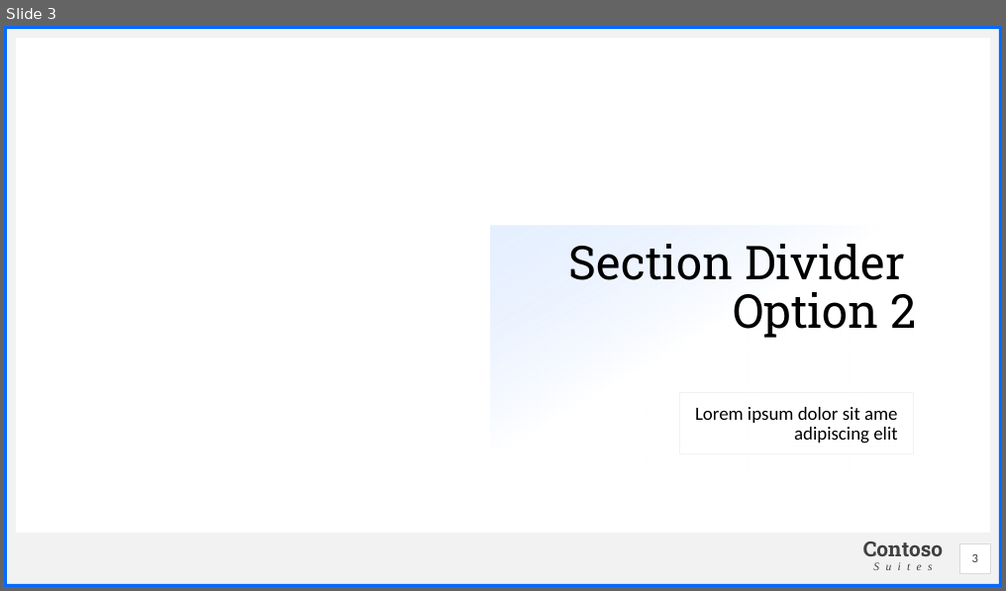
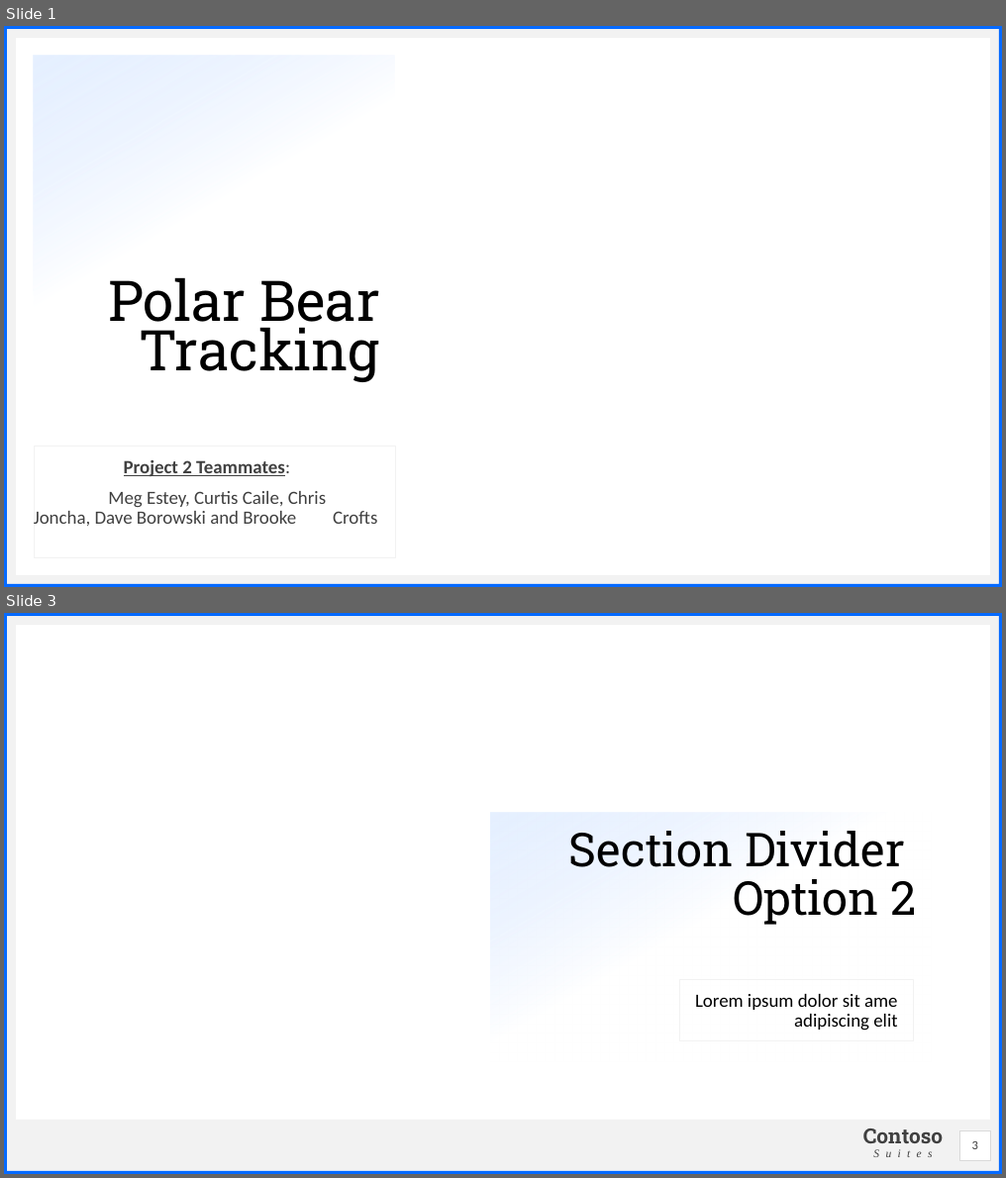
Before and after one commit to ChrisJtron/Polar_Bear_Habitat, a slide deck: BC repo/Polar Bear Tracking.pptx. Shown one above the other, each under a label of ours: slide 3 before the commit, slides 1 and 3 after it; the slides between them are not shown. The pictures are 1006x591 and 1006x1178 pixels, drawn with LibreOffice and Linux fonts; fonts in the diff are those of the drawing; background and template pictures are left out. Boxes give left, top, right and bottom in pixels: in the first picture for what was removed or moved away, otherwise in the second. Text is boxed around its words. In the diff, an @@ line names an element or a change of style, - is before the commit and + after.

```diff
--- a/BC repo/Polar Bear Tracking.pptx
+++ b/BC repo/Polar Bear Tracking.pptx
@@ slide 1 added at (x1=4, y1=26, x2=1002, y2=587), background picture (left out); not listed: 4 template elements that a slide beside it also shows @@
@@ title added at (x1=33, y1=55, x2=395, y2=396), fill gradient #CDE1FF to #FFFFFF, 54 pt, text #000000 @@
+Polar Bear Tracking
@@ subtitle added at (x1=33, y1=446, x2=395, y2=558), fill #FFFFFF at 80% opacity, outline #056AFF 0.25 pt, 18 pt, text #404040 @@
+Project 2 Teammates:
+Meg Estey, Curtis Caile, Chris Joncha, Dave Borowski and Brooke Crofts
@@ rectangle added at (x1=4, y1=575, x2=1002, y2=587), fill #F2F2F2 @@
```
Also in this commit, not shown: 1 slide changed, 3 other slides added, 5 slides removed, 3 other files.
